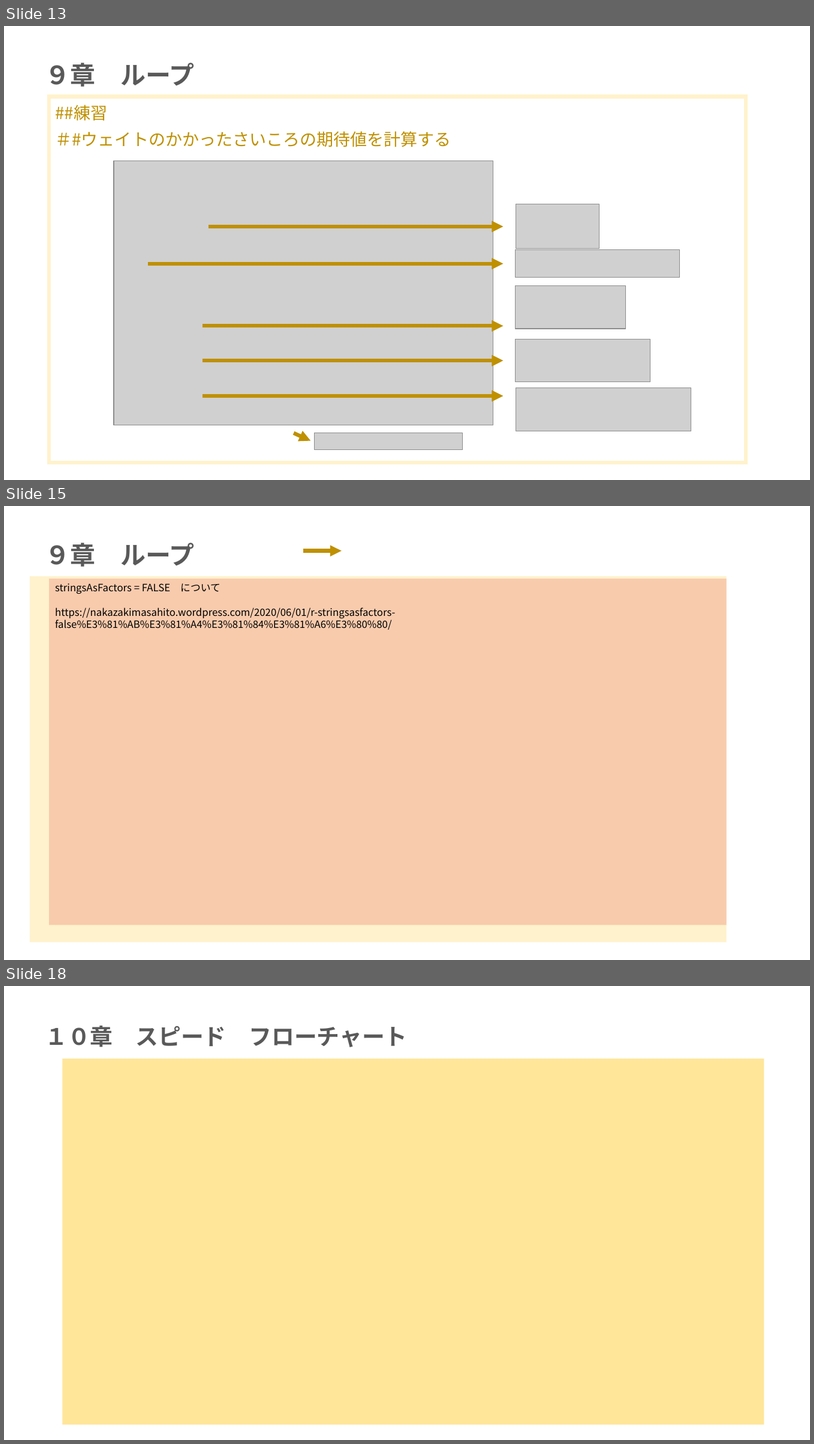
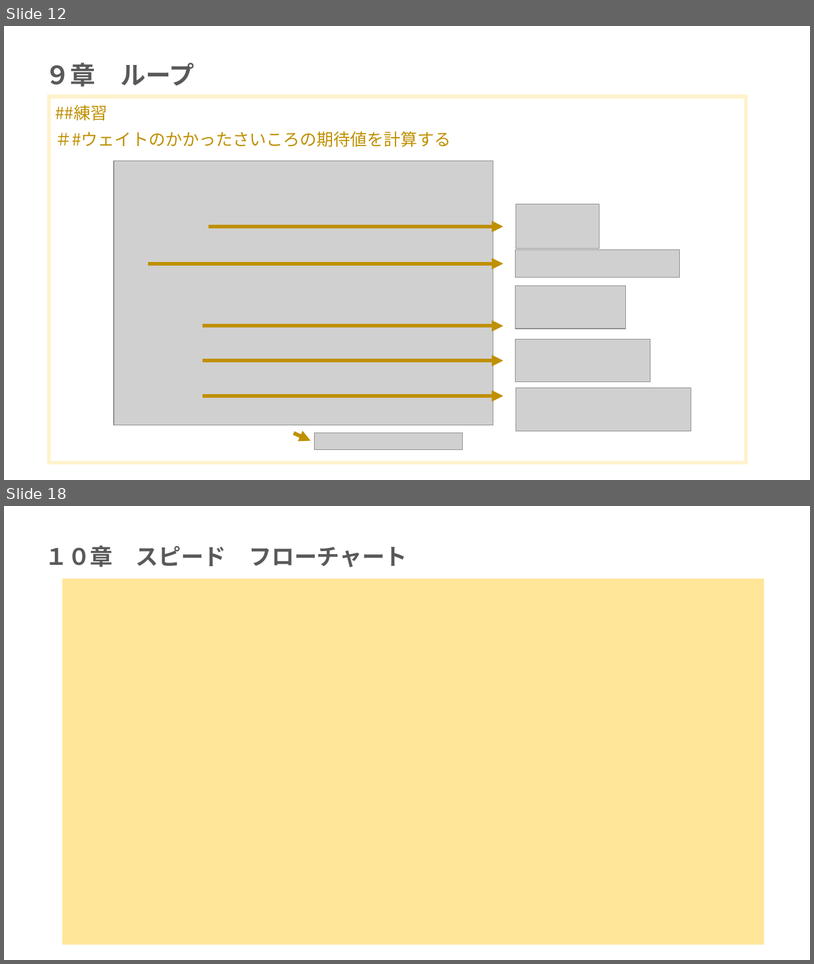
Before and after one commit to mei-517/r-practice-part3, a slide deck: 永井芽衣_Rpart3.pptx. Shown one above the other, each under a label of ours: slides 13, 15 and 18 before the commit, slides 12 and 18 after it; the slides between them are not shown. The pictures are 814x1444 and 814x964 pixels, drawn with LibreOffice and Linux fonts; fonts in the diff are those of the drawing; grey boxes stand for pictures. Boxes give left, top, right and bottom in pixels: in the first picture for what was removed or moved away, otherwise in the second. Text is boxed around its words. In the diff, an @@ line names an element or a change of style, - is before the commit and + after.

```diff
--- a/永井芽衣_Rpart3.pptx
+++ b/永井芽衣_Rpart3.pptx
@@ slide 15 removed at <box>4,506,810,960</box>, background #FFFFFF @@
@@ title removed at <box>45,543,194,567</box> @@
-９章 ループ
@@ arrow removed from (303, 551) to (342, 551) @@
@@ rectangle removed at <box>29,576,727,942</box> @@
@@ rectangle removed at <box>50,579,728,925</box> @@
-stringsAsFactors = FALSE について
-https://nakazakimasahito.wordpress.com/2020/06/01/r-stringsasfactors-false%E3%81%AB%E3%81%A4%E3%81%84%E3%81%A6%E3%80%80/
@@ what was slide 13 is now slide 12 @@
```
Also in this commit, not shown: 5 slides changed, 2 slides added, 1 other slide removed, 1 other file.
